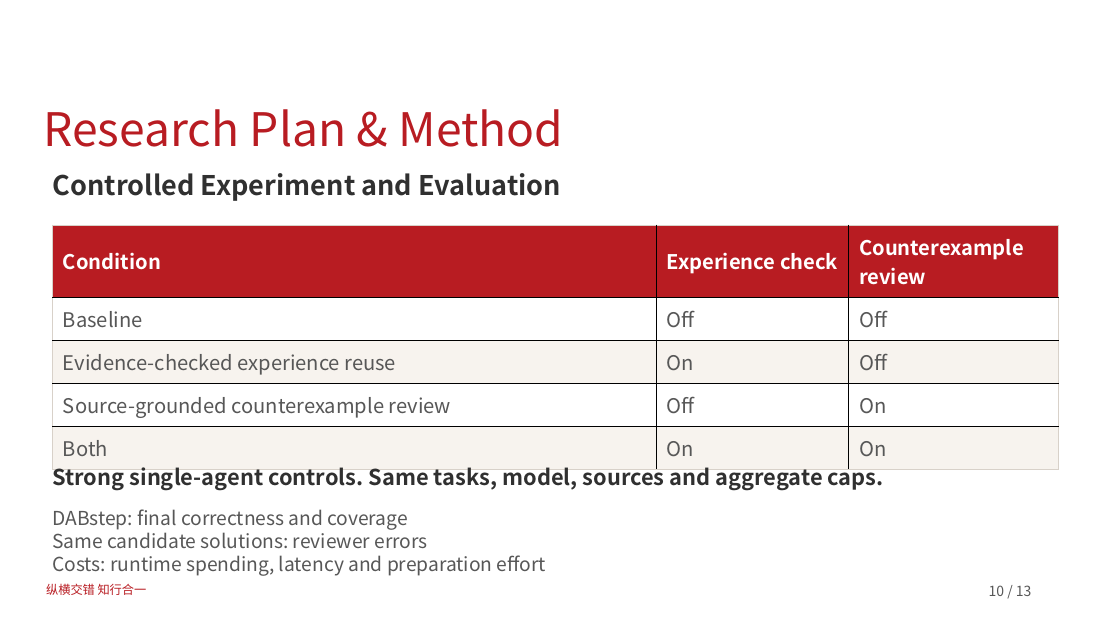
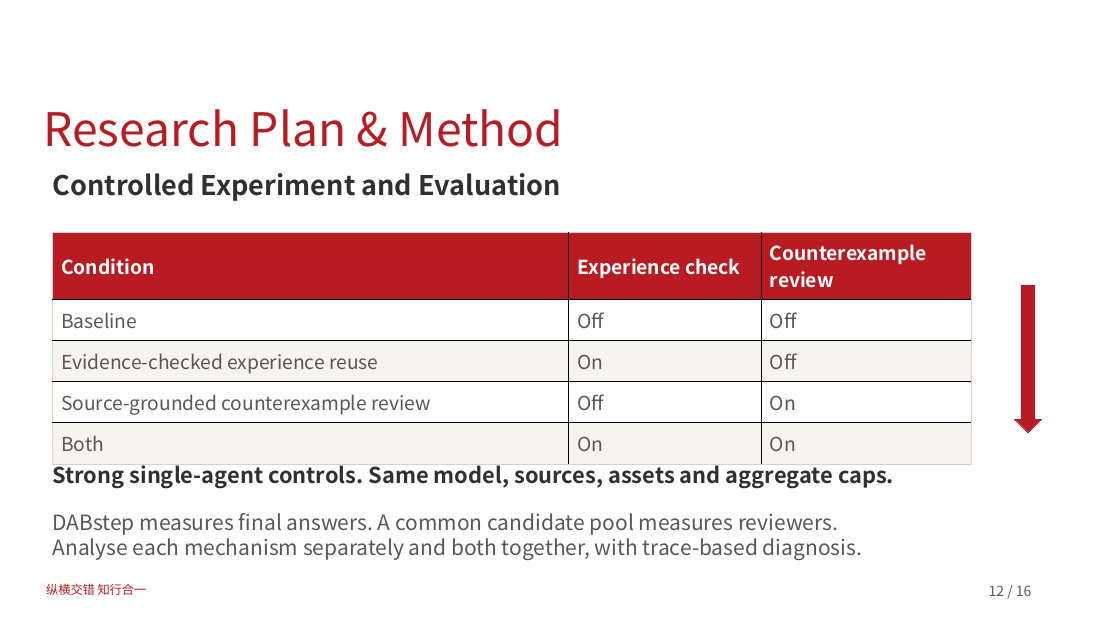
Before and after one commit to dushamishkin/mib-thesis, a slide deck: slide 12 of proposal/defense/Mikhail_Dushkin_Proposal_Defense.pptx (slide 10 before the commit). Drawn at 1120x630 pixels with LibreOffice and Linux fonts; fonts in the diff are those of the drawing; background and template pictures are left out. Boxes give left, top, right and bottom in pixels: in the first picture for what was removed or moved away, otherwise in the second. Text is boxed around its words. In the diff, an @@ line names an element or a change of style, - is before the commit and + after.

```diff
--- a/proposal/defense/Mikhail_Dushkin_Proposal_Defense.pptx
+++ b/proposal/defense/Mikhail_Dushkin_Proposal_Defense.pptx
@@ table at (52, 232, 971, 455) @@
@@ size 17.2 to 16.5 pt @@
@@ table: place and size @@
-table at (52, 225, 1059, 460)
+table at (52, 232, 971, 455)
@@ down arrow added at (1015, 286, 1041, 433), fill #B81C22, outline #B81C22 0 pt @@
@@ text at (53, 461, 894, 489): text changed @@
-Strong single-agent controls. Same tasks, model, sources and aggregate caps.
+Strong single-agent controls. Same model, sources, assets and aggregate caps.
@@ text removed at (53, 509, 546, 576) @@
-DABstep: final correctness and coverage
-Same candidate solutions: reviewer errors
-Costs: runtime spending, latency and preparation effort
@@ text added at (53, 513, 862, 560), 18 pt, text #575757 @@
+DABstep measures final answers. A common candidate pool measures reviewers.
+Analyse each mechanism separately and both together, with trace-based diagnosis.
@@ text at (989, 585, 1032, 596): text changed @@
-10 / 13
+12 / 16
```
Also in this commit, not shown: 5 other slides changed, 9 slides added, 11 slides removed, 7 other files.
